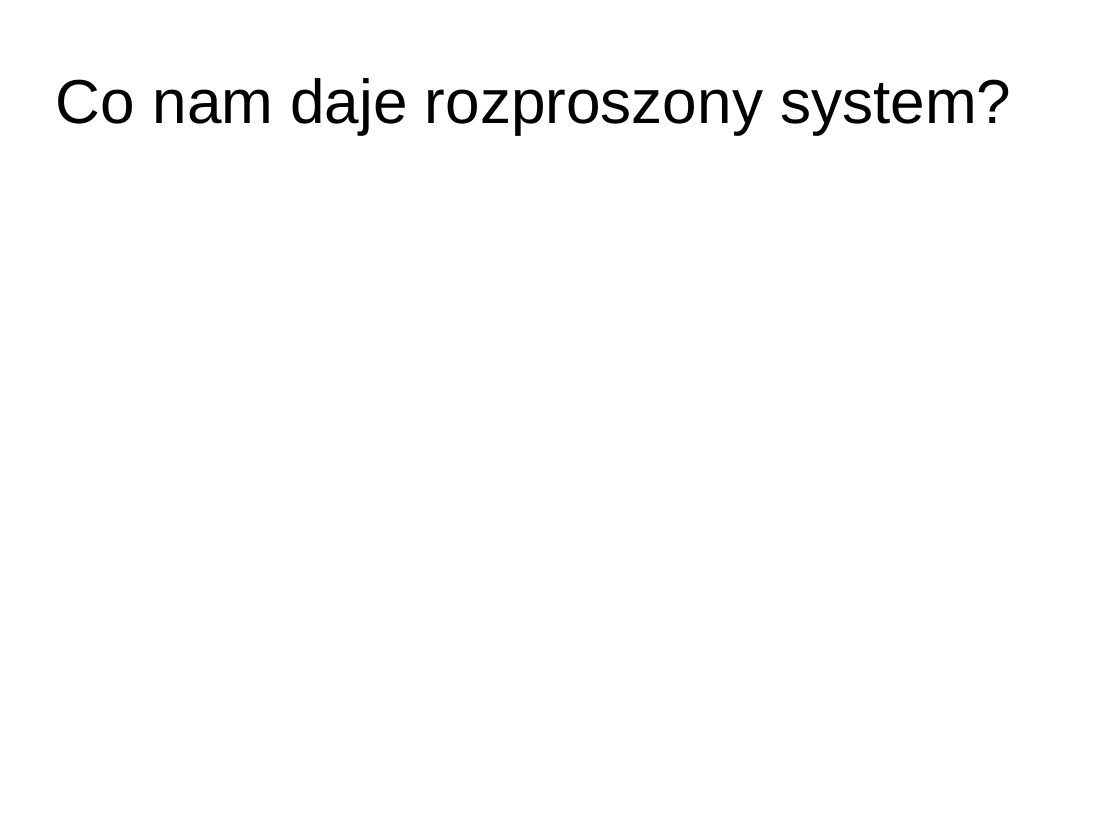
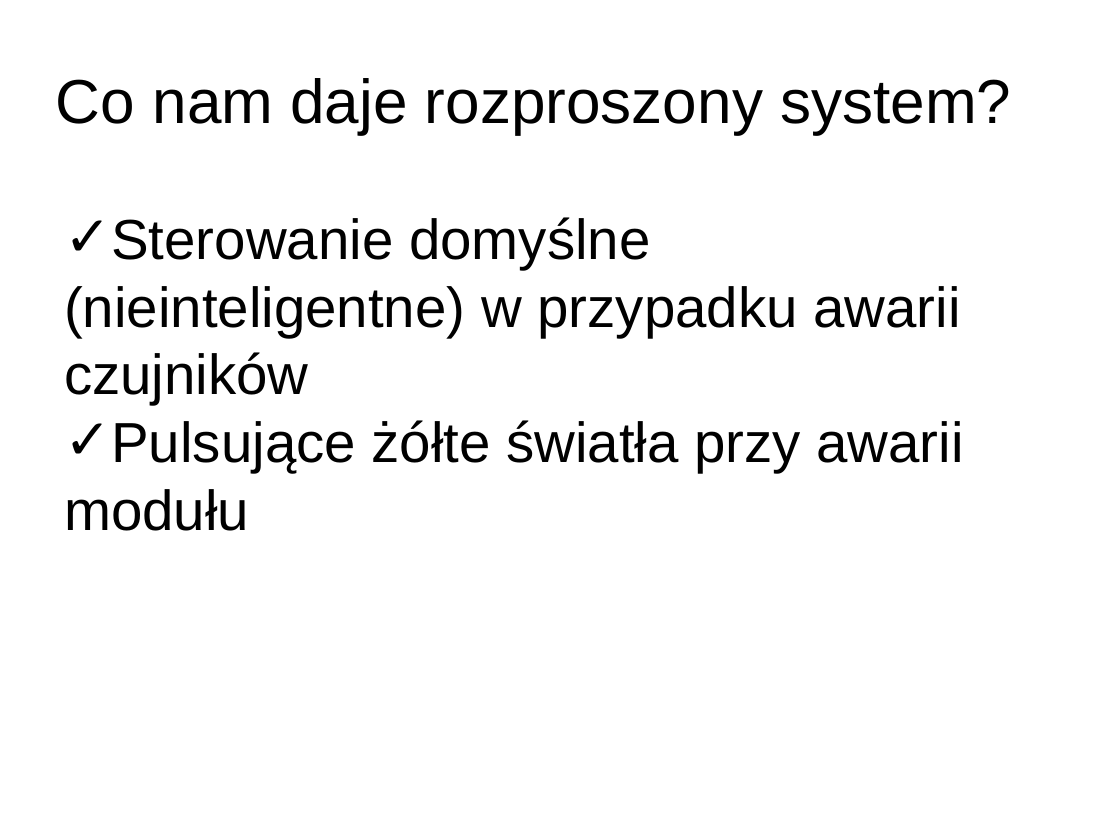
Before and after one commit to AleksanderPasiut/APProject_TrafficLights, a slide deck: slide 10 of prezentacja.pptx. Drawn at 1120x840 pixels with LibreOffice and Linux fonts; fonts in the diff are those of the drawing; background and template pictures are left out. Boxes give left, top, right and bottom in pixels: in the first picture for what was removed or moved away, otherwise in the second. Text is boxed around its words. In the diff, an @@ line names an element or a change of style, - is before the commit and + after.

```diff
--- a/prezentacja.pptx
+++ b/prezentacja.pptx
@@ text added at bbox=[64, 217, 964, 531], 40 pt, text #000000 @@
+✓ Sterowanie domyślne (nieinteligentne) w przypadku awarii czujników
+✓ Pulsujące żółte światła przy awarii modułu
```
Also in this commit, not shown: 4 other slides changed, 1 other file.
